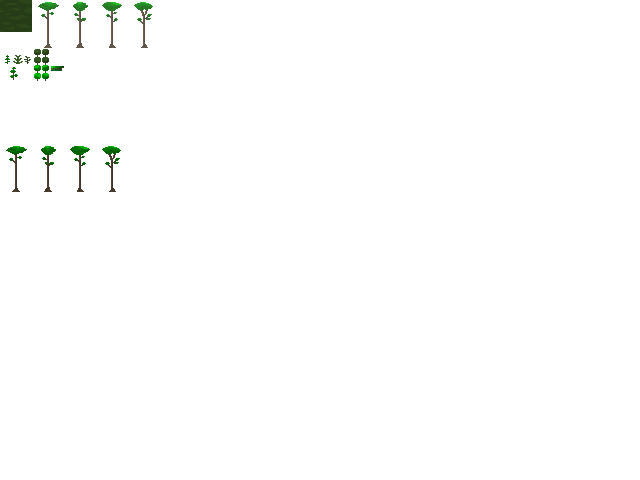
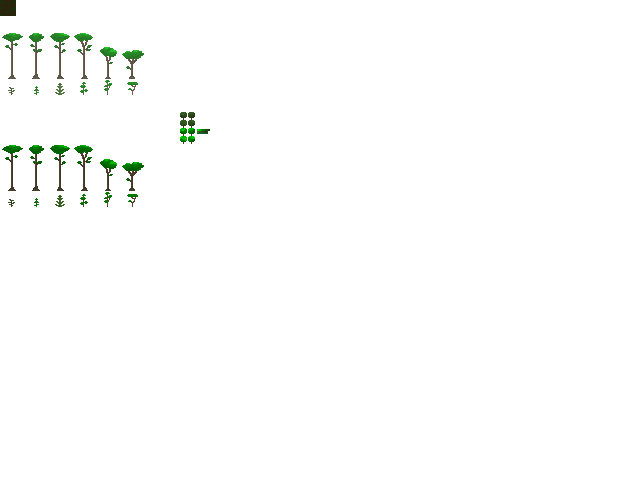
Revision of a layered 640px x 480px image; what changed, layer by layer:
painted on "Background" over (0, 0, 210, 207)
